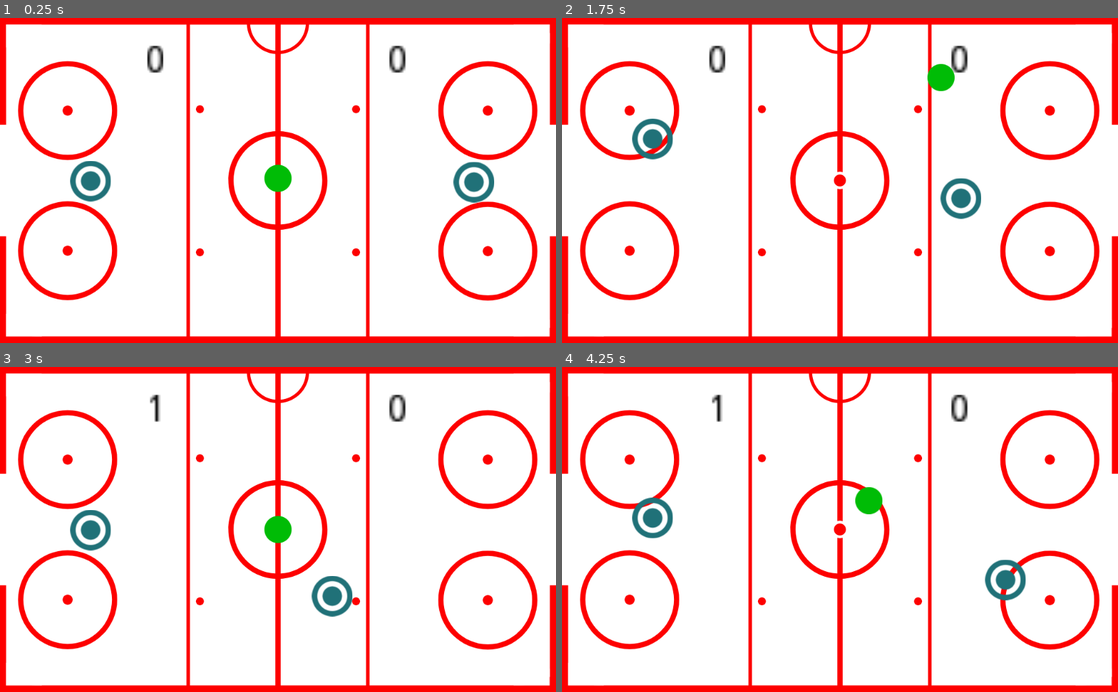
Above: before the commit, frames 1-4 (two rows, left to right).
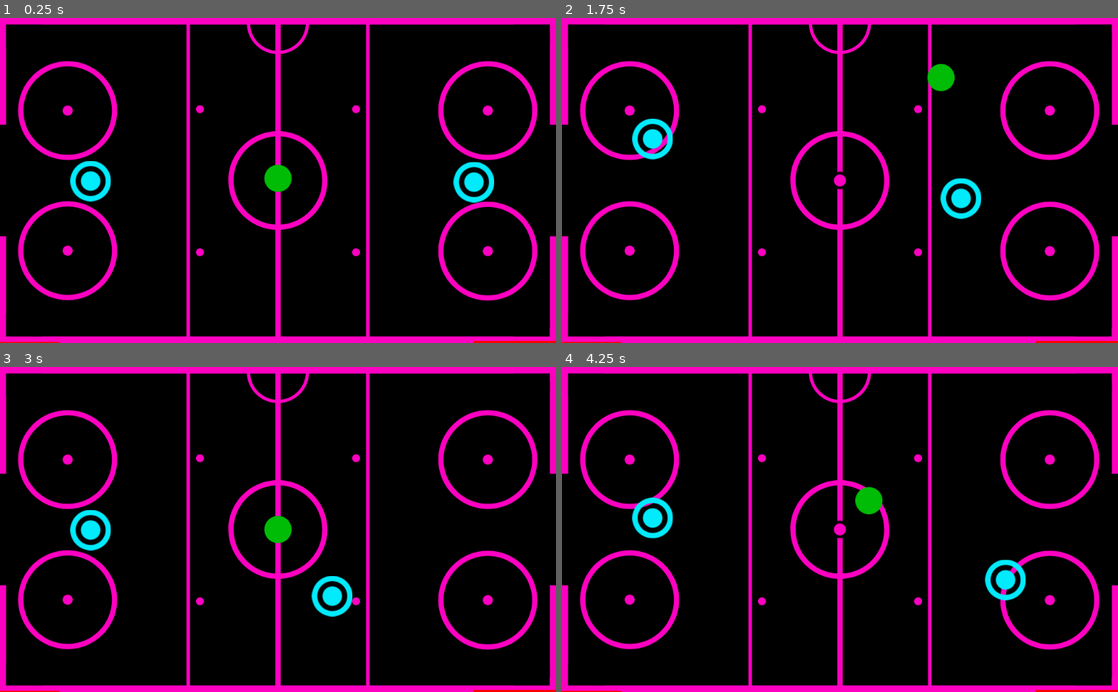
Above: after the commit, the same moments.

Repository: airpiazza/CS-4700-Pong
Game: Godot game, scene res://PongHockey/src/scenes/HockeyArena.tscn
Two runs of this game, one before a commit and one after it. Both use one fixed random seed, a clock stepped at 60 frames per second and the inputs below. This scene is started directly instead of the project's main scene.
Inputs (mouse positions are in pixels of both pictures, inside the frame that each line leads up to):
- Up to frame 1 (0.25 s): no input
- Up to frame 2 (1.75 s): tap Enter at 0.5 s; move the mouse to (962, 164) at 0.52 s; hold Up (ui_up) 0.53-1.28 s; tap Space at 1.25 s; move the mouse to (728, 196) at 1.27 s; hold Down (ui_down) from 1.28 s (still down)
- Up to frame 3 (3 s): move the mouse to (333, 458) at 2.02 s; release Down (ui_down) at 2.03 s; hold Up (ui_up) from 2.03 s (still down); tap Enter at 2.75 s; move the mouse to (250, 594) at 2.77 s
- Up to frame 4 (4.25 s): tap Space at 3.5 s; move the mouse to (1006, 578) at 3.52 s; release Up (ui_up) at 3.53 s; hold Down (ui_down) from 3.53 s (still down)

The runs differ from the first frame. In frame 1, 100% of the frame differs, in the area x 0-100%, y 0-100%; in frame 2, 100%; in frame 3, 100%; in frame 4, 100%.

Commit message:
new colors for rink and mallets

Diff:
--- a/PongHockey/src/scenes/AIMallet.tscn
+++ b/PongHockey/src/scenes/AIMallet.tscn
@@ -1,6 +1,6 @@
 [gd_scene load_steps=4 format=2]
 
-[ext_resource path="res://PongHockey/assets/air_hockey_mallet.png" type="Texture" id=1]
+[ext_resource path="res://PongHockey/assets/air_hockey_mallet_blue (1).png" type="Texture" id=1]
 [ext_resource path="res://PongHockey/src/scripts/AIMallet.gd" type="Script" id=2]
 
 [sub_resource type="CircleShape2D" id=1]
--- a/PongHockey/src/scenes/PlayerMallet.tscn
+++ b/PongHockey/src/scenes/PlayerMallet.tscn
@@ -1,6 +1,6 @@
 [gd_scene load_steps=4 format=2]
 
-[ext_resource path="res://PongHockey/assets/air_hockey_mallet.png" type="Texture" id=1]
+[ext_resource path="res://PongHockey/assets/air_hockey_mallet_blue (1).png" type="Texture" id=1]
 [ext_resource path="res://PongHockey/src/scripts/PlayerMallet.gd" type="Script" id=2]
 
 [sub_resource type="CircleShape2D" id=1]
--- a/PongHockey/src/scenes/Rink.tscn
+++ b/PongHockey/src/scenes/Rink.tscn
@@ -1,6 +1,6 @@
 [gd_scene load_steps=2 format=2]
 
-[ext_resource path="res://PongHockey/assets/hockey_rink.png" type="Texture" id=1]
+[ext_resource path="res://PongHockey/assets/hockey_rink_pink.png" type="Texture" id=1]
 
 [node name="Rink" type="Control"]
 anchor_right = 1.0
Binary file added: PongHockey/assets/air_hockey_mallet_blue (1).png
Not shown, added: PongHockey/assets/air_hockey_mallet_blue (1).png.import
Binary file added: PongHockey/assets/hockey_rink_pink.png
Not shown, added: PongHockey/assets/hockey_rink_pink.png.import
